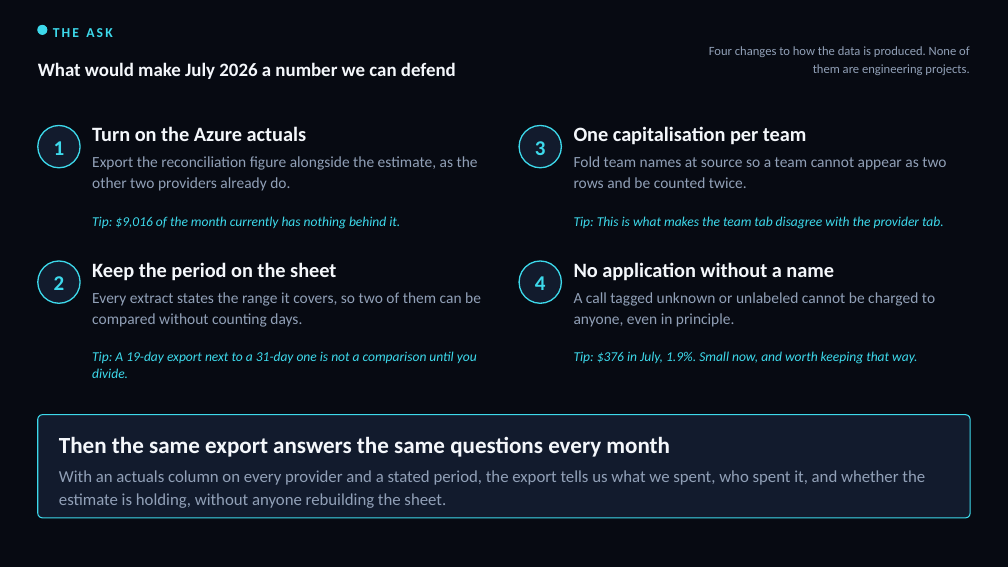
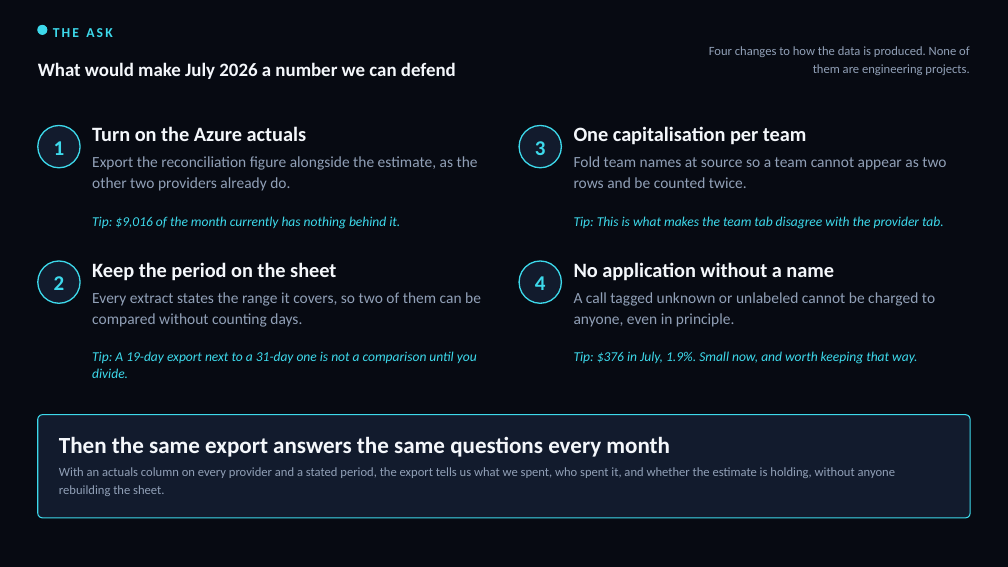
Before and after one commit to arielga5-code/Finops, a slide deck: slide 7 of deck/AI_Cost_July_2026.pptx. Drawn at 1008x567 pixels with LibreOffice and Linux fonts; fonts in the diff are those of the drawing. Boxes give left, top, right and bottom in pixels: in the first picture for what was removed or moved away, otherwise in the second. Text is boxed around its words. In the diff, an @@ line names an element or a change of style, - is before the commit and + after.

```diff
--- a/deck/AI_Cost_July_2026.pptx
+++ b/deck/AI_Cost_July_2026.pptx
@@ text "With an actuals column on ..." at (59,467,895,496): size 16 to 12 pt @@
```
Also in this commit, not shown: 5 other slides changed, 14 other files.
